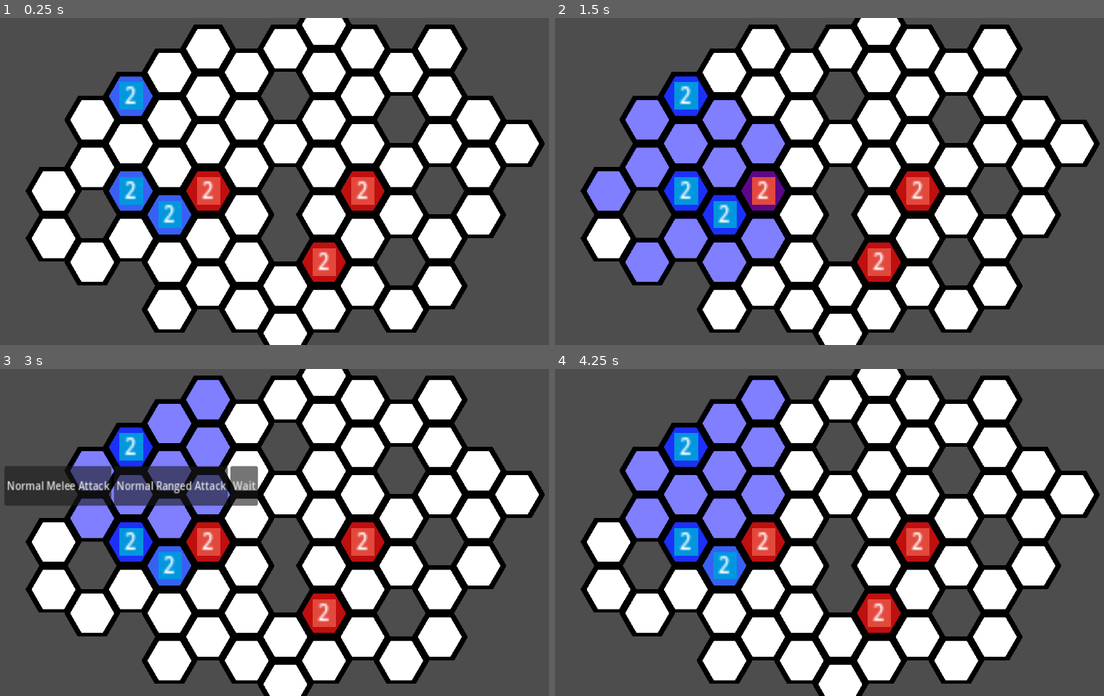
Above: before the commit, frames 1-4 (two rows, left to right).
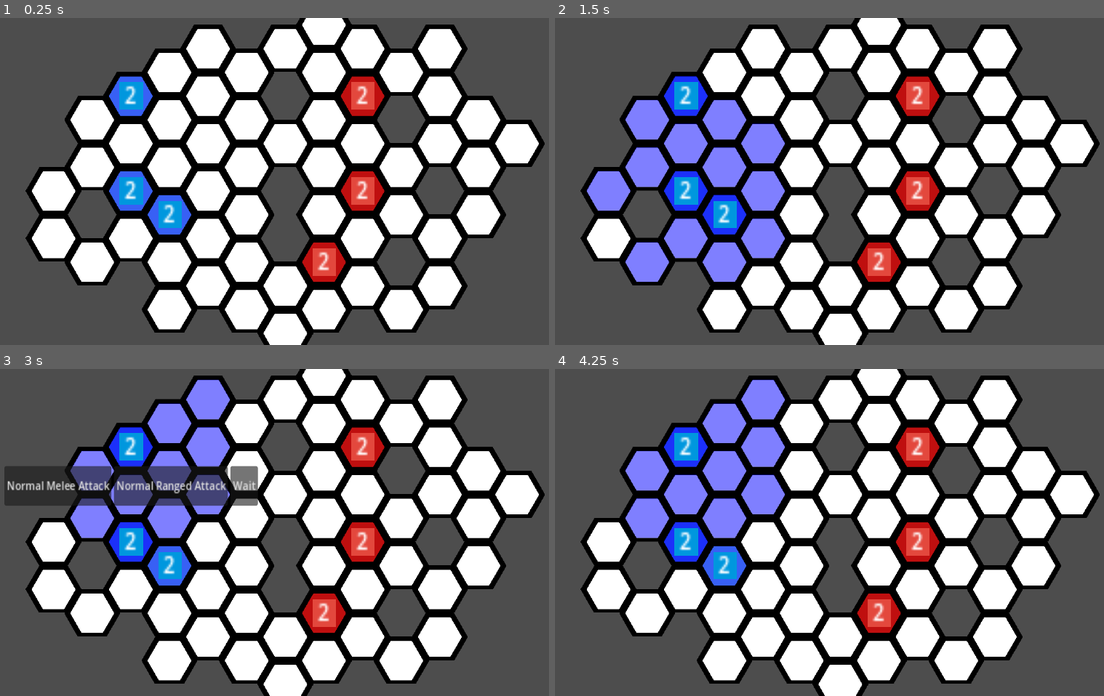
Above: after the commit, the same moments.

Repository: DubiousDuck/Manny-Takes-on-Upper-Management
Game: Godot game, scene res://battlefield.tscn
The game is run twice, just before and just after one commit, with the same random seed, the same clock (stepped at 60 frames per second) and the same inputs. The project has no main scene, so this scene is started directly.
Inputs (mouse positions are in pixels of both pictures, inside the frame that each line leads up to):
- Up to frame 1 (0.25 s): no input
- Up to frame 2 (1.5 s): tap Enter at 0.5 s; move the mouse to (686, 191) at 0.52 s; click (686, 191) at 0.67 s; click "Normal Melee Attack" at 1.25 s
- Up to frame 3 (3 s): tap Space at 2 s; move the mouse to (170, 565) at 2.02 s; click (170, 565) at 2.17 s; tap Enter at 2.75 s; move the mouse to (131, 447) at 2.77 s; click (131, 447) at 2.92 s
- Up to frame 4 (4.25 s): click "Normal Melee Attack" at 3.5 s

The runs differ from the first frame. In frame 1, 1.5% of the frame differs, in the area x 33-71%, y 17-60%; in frame 2, 1.5%; in frame 3, 1.5%; in frame 4, 1.5%.

Commit message:
small updates

Diff:
--- a/battlefield.tscn
+++ b/battlefield.tscn
@@ -54,15 +54,12 @@
 [node name="Unit" parent="Units/EnemyGroup" instance=ExtResource("4_c4dfy")]
 position = Vector2(356, 420)
 script = ExtResource("8_ugu2x")
-attack_power = 2
 skills = Array[ExtResource("8_jrsfy")]([ExtResource("9_dy06p"), ExtResource("9_vlig1"), ExtResource("11_bry5o")])
 
 [node name="Unit2" parent="Units/EnemyGroup" instance=ExtResource("4_c4dfy")]
-position = Vector2(128, 283)
+position = Vector2(434, 95)
 script = ExtResource("8_ugu2x")
-attack_power = 2
 
 [node name="Unit3" parent="Units/EnemyGroup" instance=ExtResource("4_c4dfy")]
 position = Vector2(432, 284)
 script = ExtResource("8_ugu2x")
-attack_power = 2
